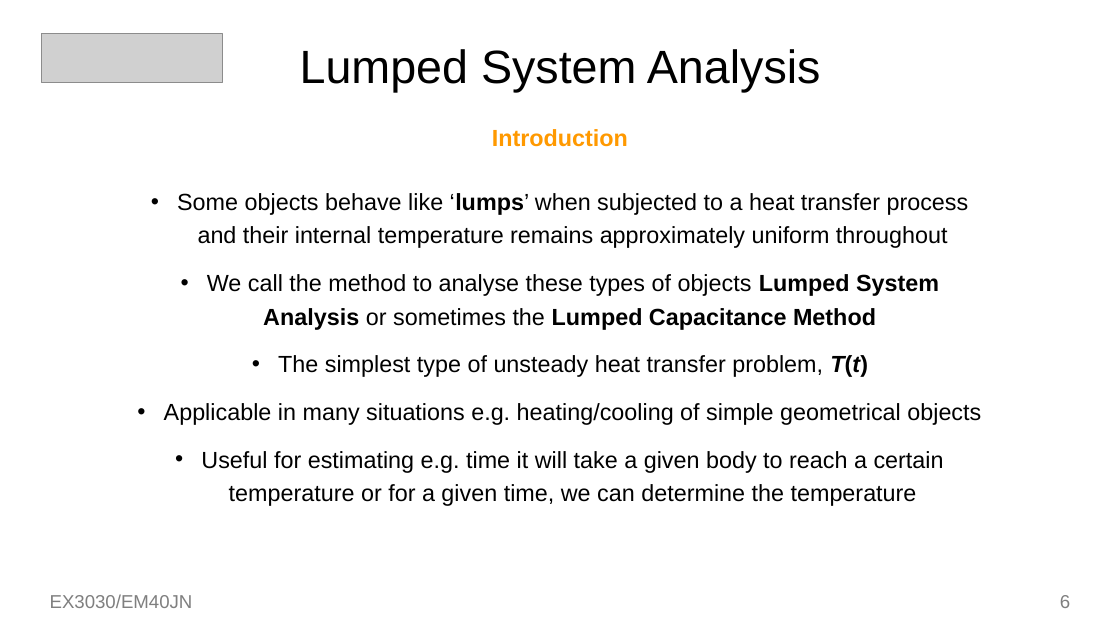
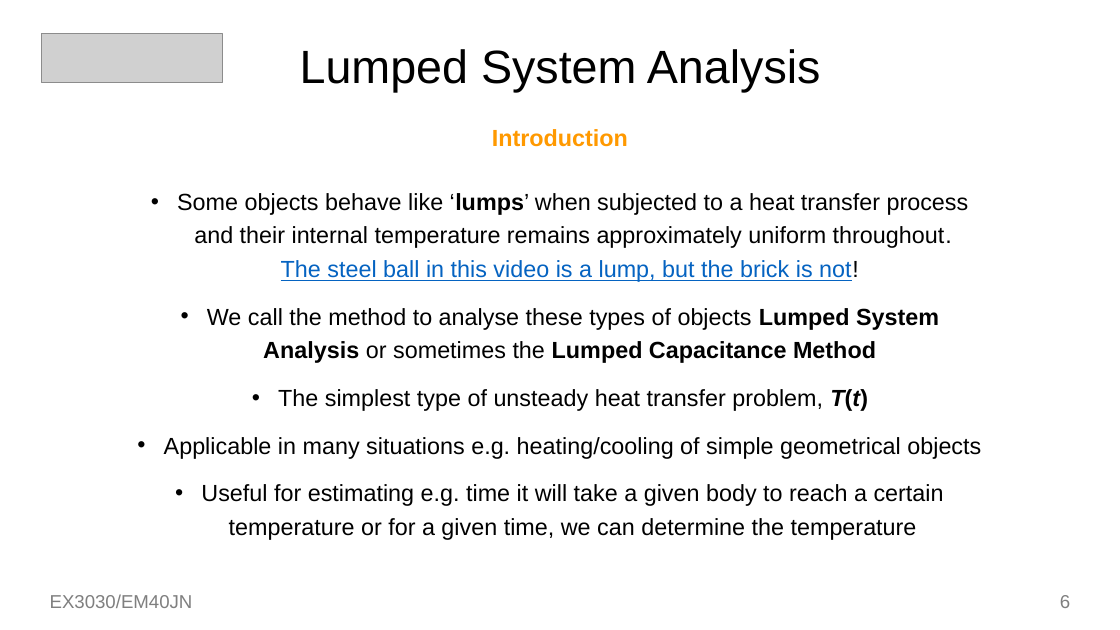
Before and after one commit to toastedcrumpets/HMMT, a slide deck: slide 6 of oldnotes/Week7-01.pptx. Drawn at 1120x630 pixels with LibreOffice and Linux fonts; fonts in the diff are those of the drawing; grey boxes stand for pictures. Boxes give left, top, right and bottom in pixels: in the first picture for what was removed or moved away, otherwise in the second. Text is boxed around its words. In the diff, an @@ line names an element or a change of style, - is before the commit and + after.

```diff
--- a/oldnotes/Week7-01.pptx
+++ b/oldnotes/Week7-01.pptx
@@ text at (177, 193, 969, 282): text changed @@
-• Some objects behave like ‘lumps’ when subjected to a heat transfer process and their internal temperature remains approximately uniform throughout
+• Some objects behave like ‘lumps’ when subjected to a heat transfer process and their internal temperature remains approximately uniform throughout.
+  The steel ball in this video is a lump, but the brick is not!
```
Also in this commit, not shown: 1 other slide changed.
